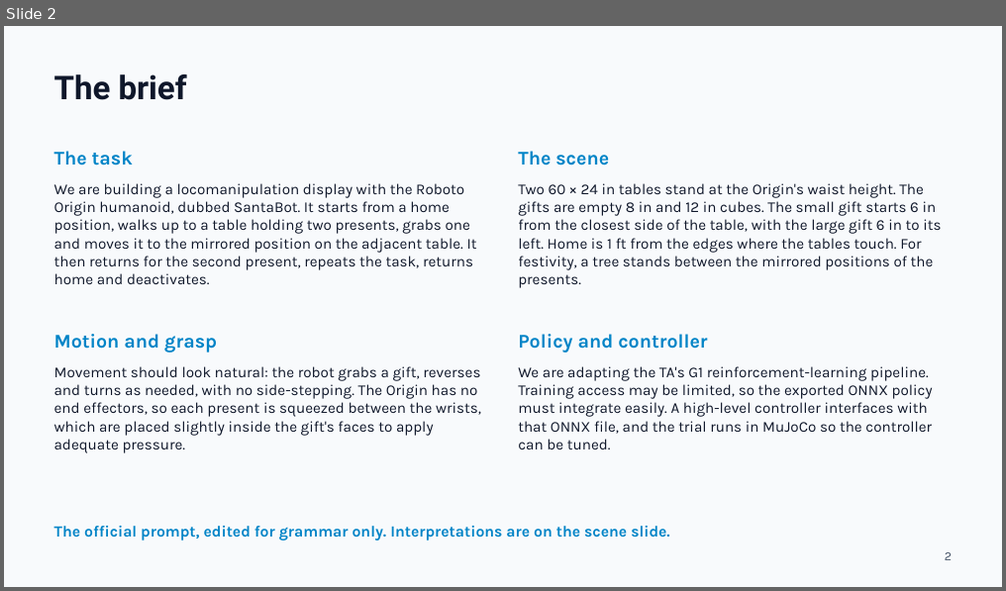
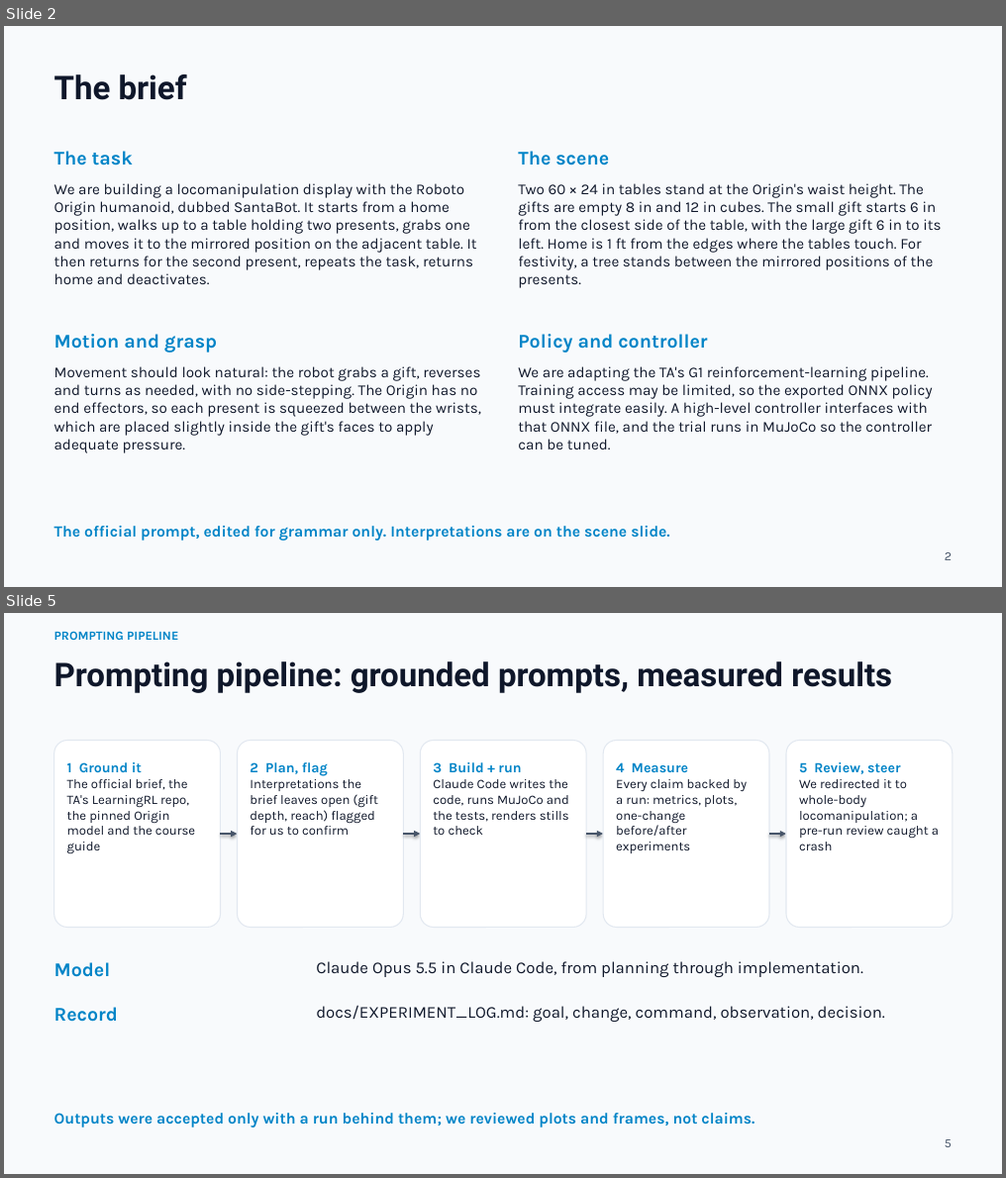
Before and after one commit to thebestjuan1738/SantaDisplayRoboto, a slide deck: slides/SantaBot_Stage2_Simulation_Review.pptx. Shown one above the other, each under a label of ours: slide 2 before the commit, slides 2 and 5 after it; the slides between them are not shown. The pictures are 1006x591 and 1006x1178 pixels, drawn with LibreOffice and Linux fonts; fonts in the diff are those of the drawing. Boxes give left, top, right and bottom in pixels: in the first picture for what was removed or moved away, otherwise in the second. Text is boxed around its words. In the diff, an @@ line names an element or a change of style, - is before the commit and + after.

```diff
--- a/slides/SantaBot_Stage2_Simulation_Review.pptx
+++ b/slides/SantaBot_Stage2_Simulation_Review.pptx
@@ slide 5 added at (4, 613, 1002, 1174), background #F8FAFC @@
@@ text added at (54, 631, 178, 640), 12 pt, text #0284C7, bold @@
+PROMPTING PIPELINE
@@ text added at (54, 662, 892, 693), 31.5 pt, text #0F172A, bold @@
+Prompting pipeline: grounded prompts, measured results
@@ rounded rectangle added at (54, 741, 221, 928), fill #FFFFFF, outline #E2E8F0 1 pt, 12.5 pt, text #0F172A @@
+1 Ground it
+The official brief, the TA's LearningRL repo, the pinned Origin model and the course guide
@@ rounded rectangle added at (238, 741, 404, 928), fill #FFFFFF, outline #E2E8F0 1 pt, 12.5 pt, text #0F172A @@
+2 Plan, flag
+Interpretations the brief leaves open (gift depth, reach) flagged for us to confirm
@@ rounded rectangle added at (420, 741, 586, 928), fill #FFFFFF, outline #E2E8F0 1 pt, 12.5 pt, text #0F172A @@
+3 Build + run
+Claude Code writes the code, runs MuJoCo and the tests, renders stills to check
@@ rounded rectangle added at (604, 741, 770, 928), fill #FFFFFF, outline #E2E8F0 1 pt, 12.5 pt, text #0F172A @@
+4 Measure
+Every claim backed by a run: metrics, plots, one-change before/after experiments
@@ rounded rectangle added at (786, 741, 952, 928), fill #FFFFFF, outline #E2E8F0 1 pt, 12.5 pt, text #0F172A @@
+5 Review, steer
+We redirected it to whole-body locomanipulation; a pre-run review caught a crash
@@ arrow added from (221, 834) to (238, 834), #475569 1.75 pt @@
@@ arrow added from (403, 834) to (420, 834), #475569 1.75 pt @@
@@ arrow added from (586, 834) to (604, 834), #475569 1.75 pt @@
@@ arrow added from (769, 834) to (786, 834), #475569 1.75 pt @@
@@ text added at (54, 962, 111, 977), 18.8 pt, text #0284C7, bold @@
+Model
@@ text added at (316, 961, 863, 977), 16 pt, text #0F172A @@
+Claude Opus 5.5 in Claude Code, from planning through implementation.
@@ text added at (54, 1007, 118, 1022), 18.8 pt, text #0284C7, bold @@
+Record
@@ text added at (316, 1005, 885, 1022), 16 pt, text #0F172A @@
+docs/EXPERIMENT_LOG.md: goal, change, command, observation, decision.
@@ text added at (54, 1113, 754, 1128), 15 pt, text #0284C7, bold @@
+Outputs were accepted only with a run behind them; we reviewed plots and frames, not claims.
@@ text added at (944, 1140, 951, 1148), 12 pt, text #475569 @@
+5
```
Also in this commit, not shown: 10 slides changed, 2 other slides added, 6 other files.
